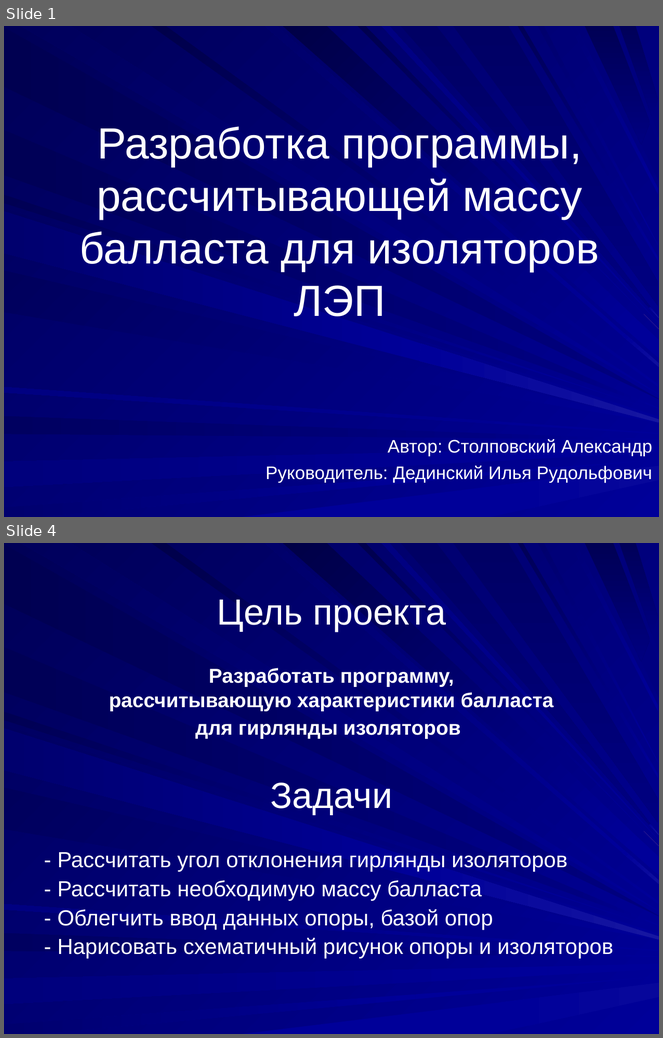
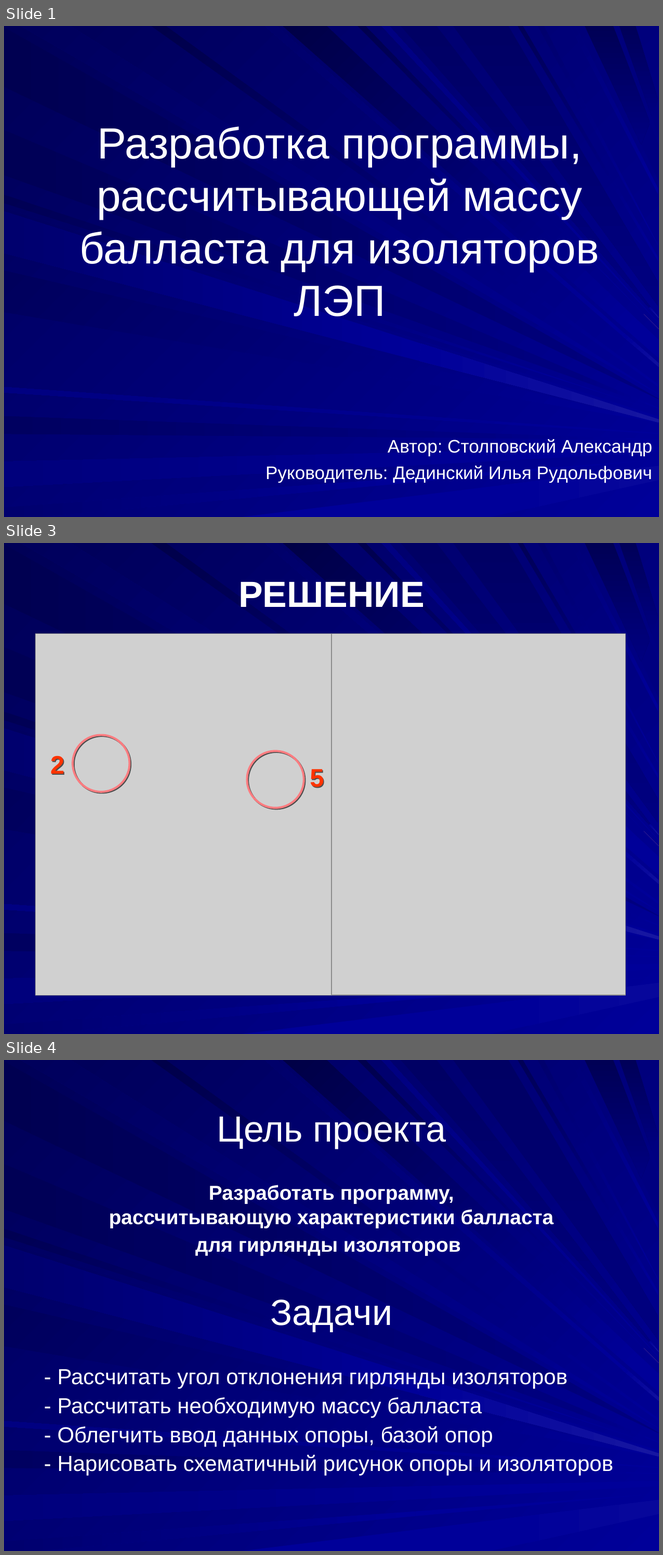
Before and after one commit to aleks311001/Project, a slide deck: Проект.ppt. Shown one above the other, each under a label of ours: slides 1 and 4 before the commit, slides 1, 3 and 4 after it; the slides between them are not shown. The pictures are 663x1038 and 663x1555 pixels, drawn with LibreOffice and Linux fonts; fonts in the diff are those of the drawing; grey boxes stand for pictures. Boxes give left, top, right and bottom in pixels: in the first picture for what was removed or moved away, otherwise in the second. Text is boxed around its words. In the diff, an @@ line names an element or a change of style, - is before the commit and + after.

```diff
--- a/Проект.ppt
+++ b/Проект.ppt
@@ slide 3 added at [4,543,659,1034], background gradient #000099 to #000057; not listed: 37 template elements that a slide beside it also shows @@
@@ text added at [239,582,424,607], 40 pt, text #FFFFFF, bold @@
+РЕШЕНИЕ
@@ picture added at [35,633,332,996] @@
@@ picture added at [332,634,626,996] @@
@@ ellipse added at [73,735,130,792], outline #FF7C80 2.24 pt @@
@@ text added at [50,756,64,775], 28 pt, text #FF3300, bold @@
+2
@@ ellipse added at [247,752,304,808], outline #FF7C80 2.24 pt @@
@@ text added at [310,769,324,788], 28 pt, text #FF3300, bold @@
+5
```
Also in this commit, not shown: 2 slides changed, 5 other slides added, 5 slides removed, 21 other files.
